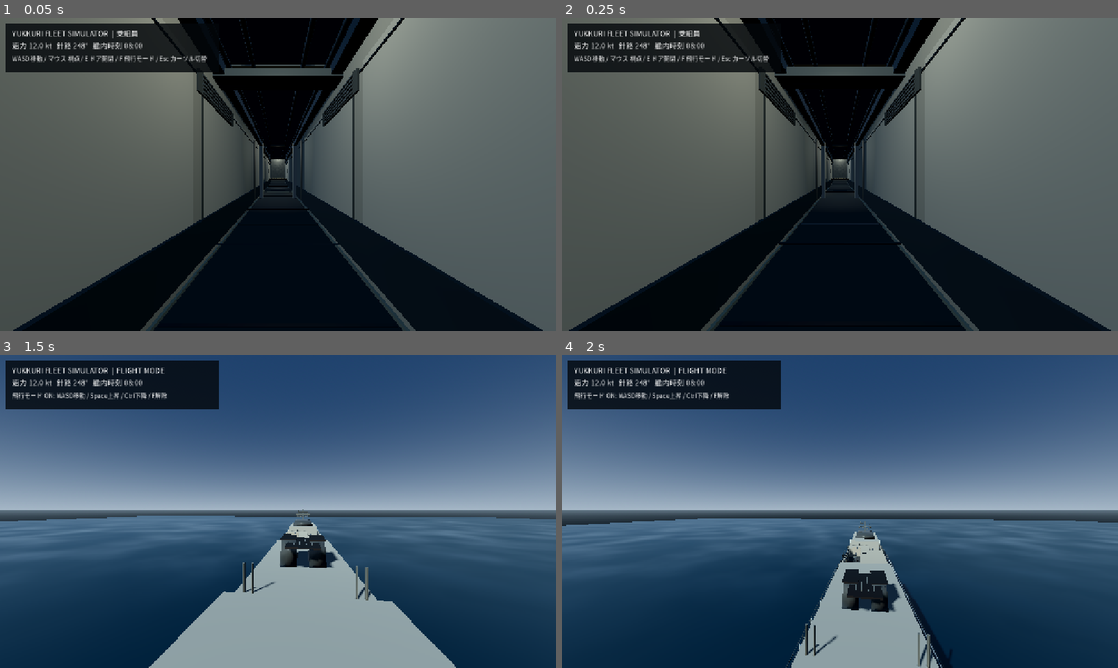
Above: before the commit, frames 1-4 (two rows, left to right).
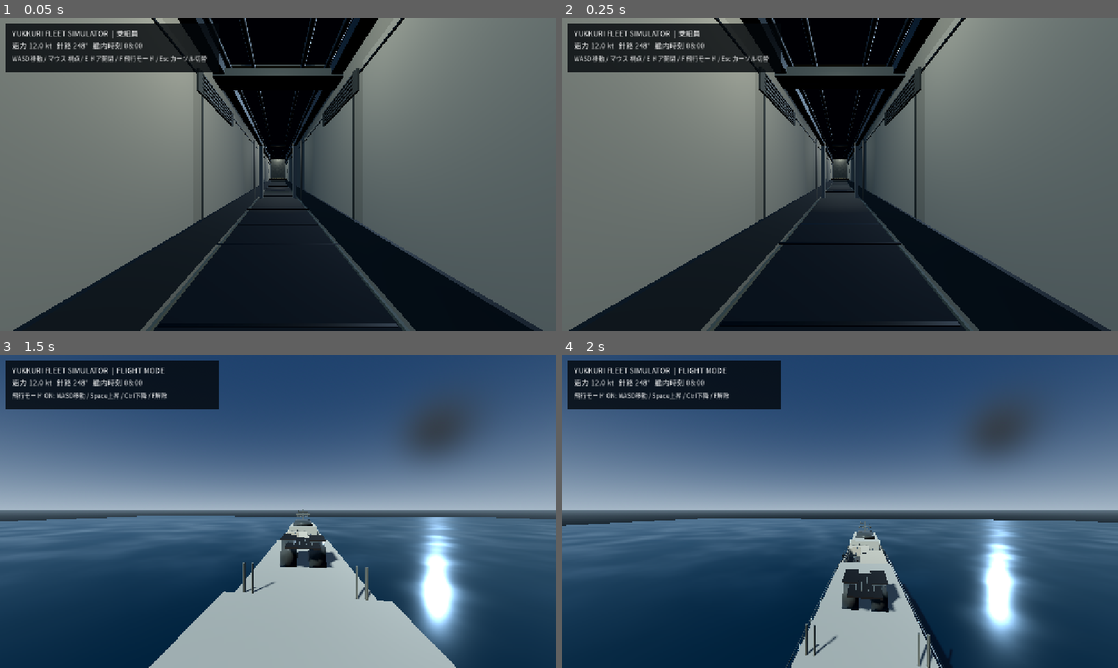
Above: after the commit, the same moments.

Repository: YukkuriP/Yukkuri-FPS-3
Game: Godot game, scene res://scenes/main.tscn
Same seed, same stepped clock (60 frames per second), same inputs: the game is played once before the commit and once after it.
Inputs (mouse positions are in pixels of both pictures, inside the frame that each line leads up to):
- Up to frame 1 (0.05 s): no input
- Up to frame 2 (0.25 s): no input
- Up to frame 3 (1.5 s): tap Enter at 0.5 s; move the mouse to (305, 511) at 0.52 s; hold F (fleet_fly_toggle) 0.53-1.28 s; hold Space (fleet_fly_up) from 0.53 s (still down); click (305, 511) at 0.67 s; move the mouse to (250, 511) at 1.27 s; tap E (fleet_interact) at 1.35 s
- Up to frame 4 (2 s): keep holding Space (fleet_fly_up)

The runs differ from the first frame. In frame 1, 30% of the frame differs, in the area x 0-93%, y 0-100%; in frame 2, 30%; in frame 3, 8.2%; in frame 4, 6.3%.

Commit message:
Add a soft fill light for shaded hull surfaces

Diff:
--- a/scripts/main.gd
+++ b/scripts/main.gd
@@ -120,6 +120,13 @@
 	env.ambient_light_energy = 1.0
 	we.environment=env; add_child(we)
 	var sun:=DirectionalLight3D.new(); sun.rotation_degrees=Vector3(-32,-28,0); sun.light_energy=1.5; sun.light_color=Color(1.0,0.97,0.9); sun.shadow_enabled=true; add_child(sun)
+	# Soft blue-gray fill light keeps shaded hull plating and glazing readable.
+	var fill := DirectionalLight3D.new()
+	fill.rotation_degrees = Vector3(-18.0, 148.0, 0.0)
+	fill.light_energy = 0.34
+	fill.light_color = Color(0.62, 0.73, 0.86)
+	fill.shadow_enabled = false
+	add_child(fill)
 
 func _exterior() -> void:
 	var hull:=_material(Color(0.17,0.22,0.25),0.72,0.38)
